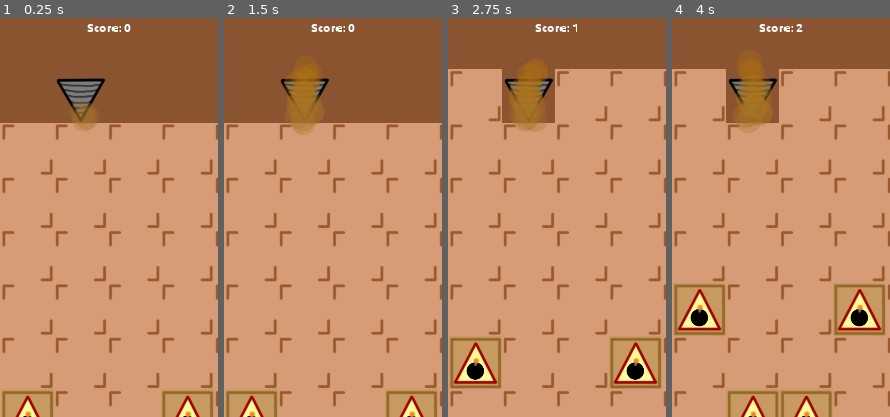
Above: before the commit, frames 1-4 (left to right).
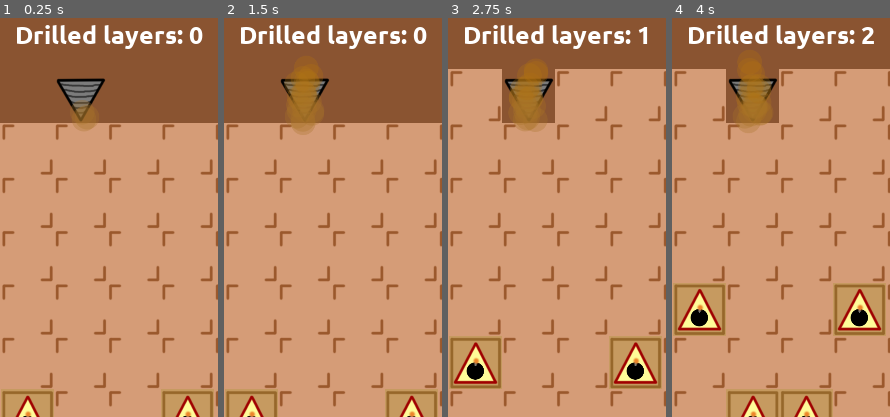
Above: after the commit, the same moments.

Repository: moisesjbc/fosu
Game: Godot game, scene res://gameplay/main/main.tscn
Two runs of this game, one before a commit and one after it. Both use one fixed random seed, a clock stepped at 60 frames per second and the inputs below.
Inputs (mouse positions are % of the whole screen's width and height, from its top left):
- Up to frame 1 (0.25 s): no input
- Up to frame 2 (1.5 s): tap Enter at 0.5 s; move the mouse to (73, 45) at 0.52 s; click (73, 45) at 0.67 s; move the mouse to (30, 55) at 1.27 s; click (30, 55) at 1.42 s
- Up to frame 3 (2.75 s): move the mouse to (61, 28) at 2.02 s; click (61, 28) at 2.17 s
- Up to frame 4 (4 s): move the mouse to (45, 70) at 2.77 s; click (45, 70) at 2.92 s; tap Space at 3.5 s; move the mouse to (81, 65) at 3.52 s; click (81, 65) at 3.67 s
The pictures show only the part of the screen within x 25-75%, y 0-50%; the shares and areas given below are measured in that part.

The runs differ from the first frame. In frame 1, 2.1% of the frame differs, in the area x 7-94%, y 1-8%; in frame 2, 2.1%; in frame 3, 2.0%; in frame 4, 2.1%.

Commit message:
Increase and rername score label

Diff:
--- a/src/gameplay/gui/score/score.gd
+++ b/src/gameplay/gui/score/score.gd
@@ -14,4 +14,4 @@
 
 func set_score(score):
 	self.score = score
-	$margin_container/center_container/label.text = "Score: " + str(score)
+	$margin_container/center_container/label.text = "Drilled layers: " + str(score)
--- a/src/gameplay/gui/score/score.tscn
+++ b/src/gameplay/gui/score/score.tscn
@@ -4,7 +4,7 @@
 [ext_resource path="res://gameplay/gui/score/score.gd" type="Script" id=2]
 
 [sub_resource type="DynamicFont" id=1]
-size = 30
+size = 60
 font_data = ExtResource( 1 )
 
 [node name="score" type="Control"]
@@ -19,11 +19,11 @@
 [node name="center_container" type="CenterContainer" parent="margin_container"]
 margin_top = 10.0
 margin_right = 1080.0
-margin_bottom = 44.0
+margin_bottom = 78.0
 
 [node name="label" type="Label" parent="margin_container/center_container"]
-margin_left = 493.0
-margin_right = 587.0
-margin_bottom = 34.0
+margin_left = 446.0
+margin_right = 634.0
+margin_bottom = 68.0
 custom_fonts/font = SubResource( 1 )
 text = "Score: "
